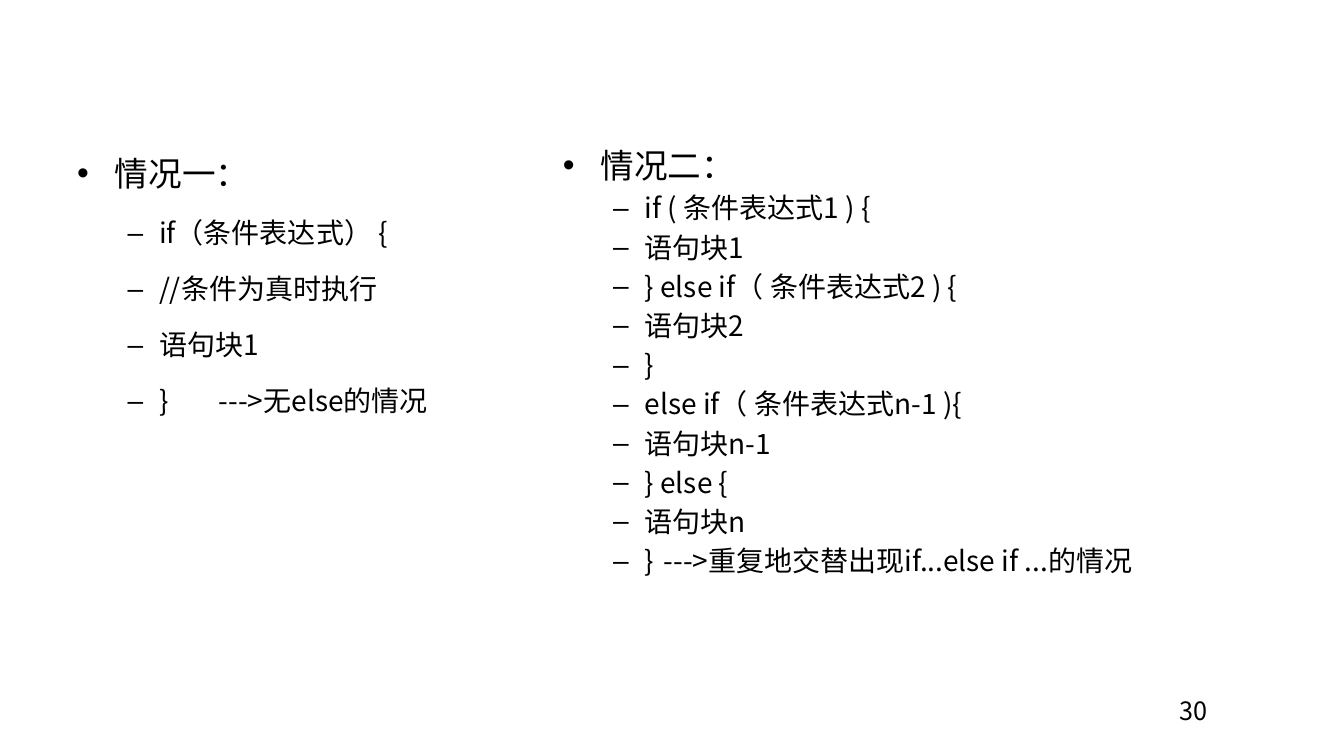
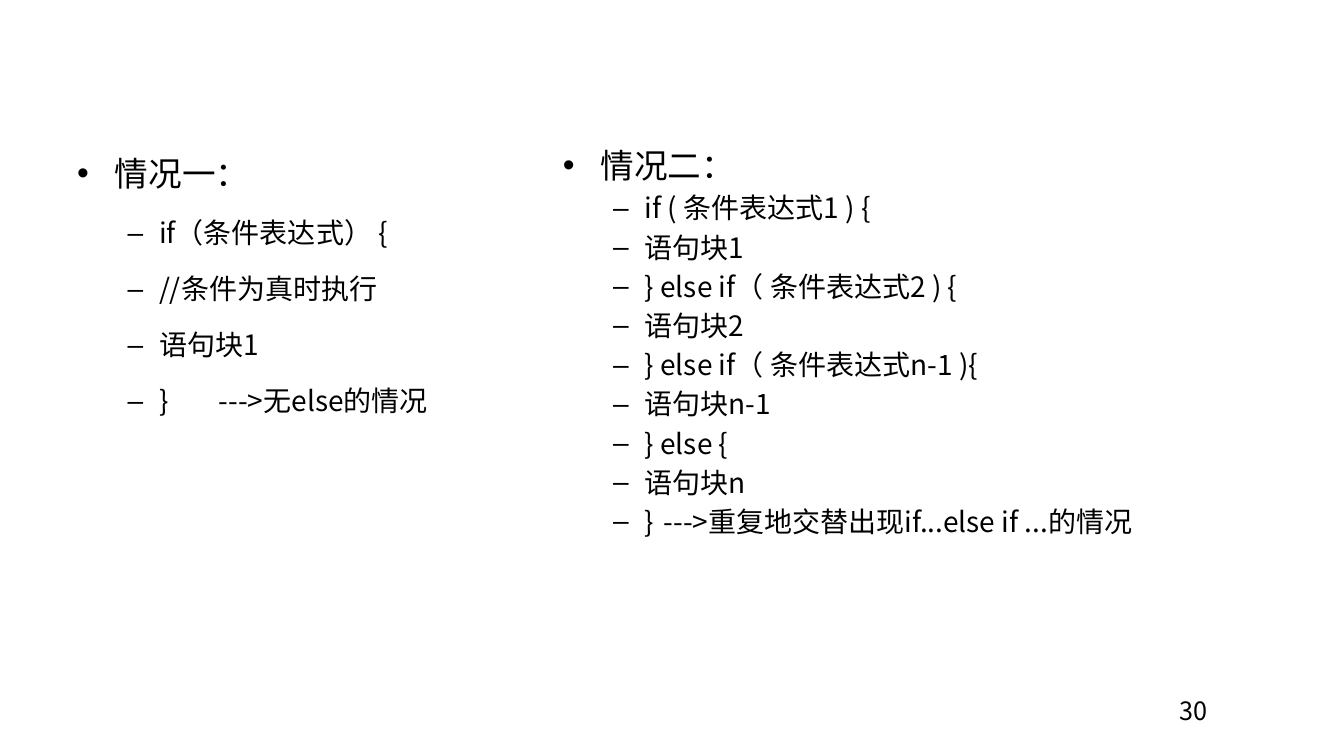
Before and after one commit to edu2act/course-JavaSE-Android, a slide deck: slide 30 of ch02/第2章 Java基础.pptx. Drawn at 1344x756 pixels with LibreOffice and Linux fonts; fonts in the diff are those of the drawing; background and template pictures are left out. Boxes give left, top, right and bottom in pixels: in the first picture for what was removed or moved away, otherwise in the second. Text is boxed around its words. In the diff, an @@ line names an element or a change of style, - is before the commit and + after.

```diff
--- a/ch02/第2章 Java基础.pptx
+++ b/ch02/第2章 Java基础.pptx
@@ text at bbox=[660, 351, 953, 378]: text changed @@
-  – }
-  – else if（ 条件表达式n-1 ){
+  – } else if（ 条件表达式n-1 ){
```
Also in this commit, not shown: 7 other slides changed, 21 other files.
